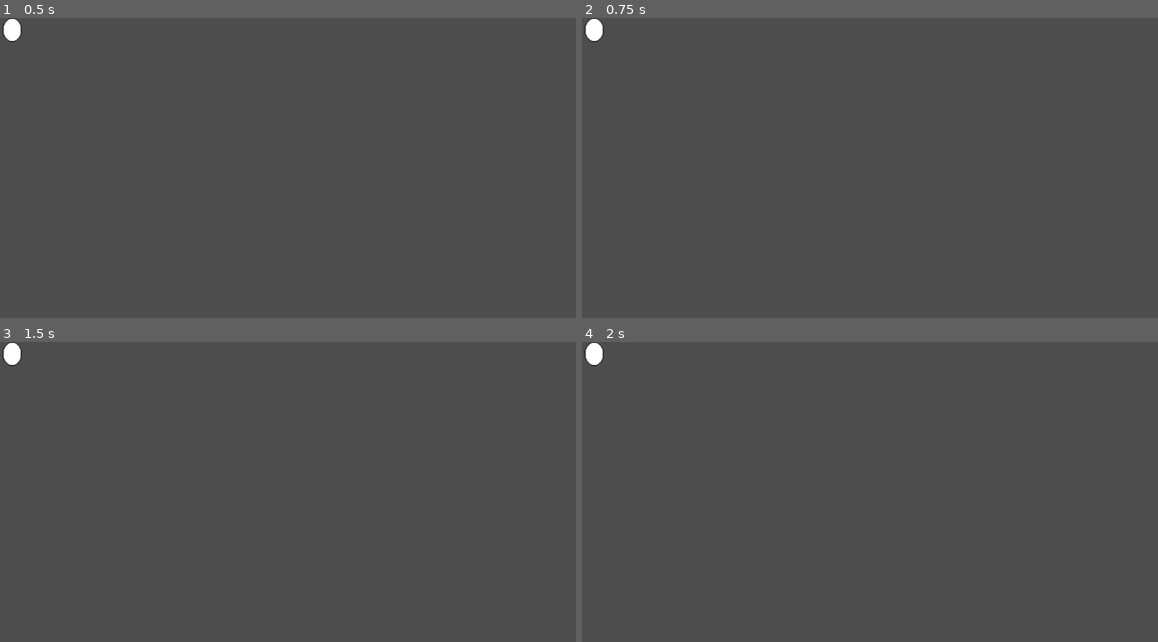
Above: before the commit, frames 1-4 (two rows, left to right).
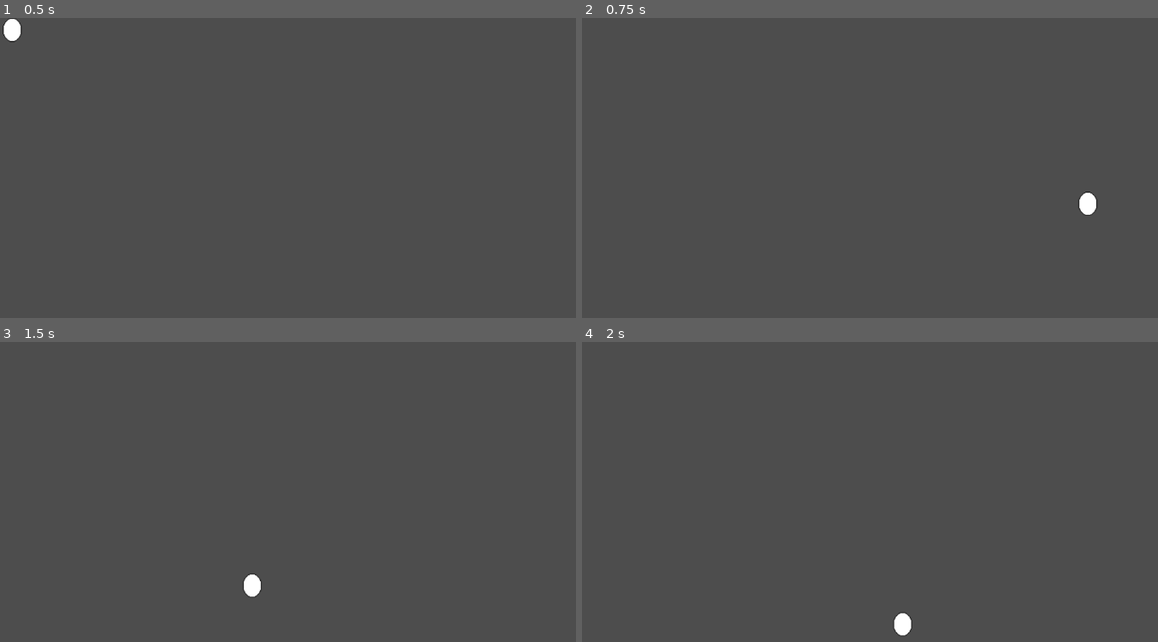
Above: after the commit, the same moments.

Repository: Sherwoodwt/eggsistential-crisis
Game: Godot game, scene res://egg.tscn
The game is run twice, just before and just after one commit, with the same random seed, the same clock (stepped at 60 frames per second) and the same inputs. This scene is started directly instead of the project's main scene.
Inputs (mouse positions are in pixels of both pictures, inside the frame that each line leads up to):
- Up to frame 1 (0.5 s): no input
- Up to frame 2 (0.75 s): tap Enter at 0.5 s; move the mouse to (1077, 192) at 0.52 s; click (1077, 192) at 0.67 s
- Up to frame 3 (1.5 s): tap Space at 1.25 s; drag from (207, 555) to (311, 612) at 1.27 s
- Up to frame 4 (2 s): no input

Frame 1 is identical in both runs. In frame 2, 0.4% of the frame differs, in the area x 0-90%, y 0-66%; in frame 3, 0.4%, in the area x 0-46%, y 0-86%; in frame 4, 0.4%.

Commit message:
you are gonna kill me
read em aand wheep

Diff:
--- a/egg.gd
+++ b/egg.gd
@@ -1,4 +1,15 @@
 extends Control
 
-func _get_drag_data(at_position: Vector2) -> Variant:
-	return self
+@export var egg_meat: PackedScene
+
+func _process(delta: float) -> void:
+	if Input.is_mouse_button_pressed(MOUSE_BUTTON_LEFT):
+		global_position = get_global_mouse_position()
+
+func open(loc: Vector2):
+	var instance = egg_meat.instantiate() as Control
+	instance.position = loc
+	add_sibling(instance)
+
+#	for now destroy
+	queue_free()
--- a/egg.tscn
+++ b/egg.tscn
@@ -2,6 +2,7 @@
 
 [ext_resource type="Texture2D" uid="uid://gverx1r5lsc0" path="res://egg.png" id="1_6upkn"]
 [ext_resource type="Script" uid="uid://diottfv4pl4b5" path="res://egg.gd" id="1_60cwx"]
+[ext_resource type="PackedScene" uid="uid://bit67gx1wl1d7" path="res://egg_meat.tscn" id="2_s80rl"]
 
 [node name="Egg" type="Control" unique_id=1634030217]
 layout_mode = 3
@@ -11,6 +12,7 @@
 grow_horizontal = 2
 grow_vertical = 2
 script = ExtResource("1_60cwx")
+egg_meat = ExtResource("2_s80rl")
 
 [node name="TextureRect" type="TextureRect" parent="." unique_id=1476675264]
 layout_mode = 0
--- /dev/null
+++ b/egg_meat.tscn
@@ -0,0 +1,17 @@
+[gd_scene format=3 uid="uid://bit67gx1wl1d7"]
+
+[ext_resource type="Texture2D" uid="uid://b40q8cqf8dymj" path="res://egg_meat.png" id="1_5uhtc"]
+
+[node name="EggMeat" type="Control" unique_id=1624440962]
+layout_mode = 3
+anchors_preset = 15
+anchor_right = 1.0
+anchor_bottom = 1.0
+grow_horizontal = 2
+grow_vertical = 2
+
+[node name="TextureRect" type="TextureRect" parent="." unique_id=1899709114]
+layout_mode = 0
+offset_right = 40.0
+offset_bottom = 40.0
+texture = ExtResource("1_5uhtc")
--- a/game.tscn
+++ b/game.tscn
@@ -2,6 +2,7 @@
 
 [ext_resource type="Script" uid="uid://ds60yn5kvgf3q" path="res://grab.gd" id="1_80nbo"]
 [ext_resource type="PackedScene" uid="uid://br8okg7f8r03d" path="res://egg.tscn" id="2_e2o6t"]
+[ext_resource type="Script" uid="uid://bb4qpj3lfdknw" path="res://grill.gd" id="3_feb5d"]
 
 [node name="Game" type="Control" unique_id=1792544149]
 layout_mode = 3
@@ -27,16 +28,6 @@
 script = ExtResource("1_80nbo")
 item_scene = ExtResource("2_e2o6t")
 
-[node name="Eggs" type="Button" parent="Panel" unique_id=1464640343]
-visible = false
-layout_mode = 1
-anchors_preset = 15
-anchor_right = 1.0
-anchor_bottom = 1.0
-grow_horizontal = 2
-grow_vertical = 2
-text = "Eggs"
-
 [node name="Grill" type="Panel" parent="." unique_id=662914279]
 layout_mode = 1
 anchors_preset = 8
@@ -50,6 +41,7 @@
 offset_bottom = 115.0
 grow_horizontal = 2
 grow_vertical = 2
+script = ExtResource("3_feb5d")
 
 [node name="Window" type="Panel" parent="." unique_id=1492271176]
 layout_mode = 1
--- a/grab.gd
+++ b/grab.gd
@@ -4,9 +4,5 @@
 
 func _get_drag_data(at_position: Vector2) -> Variant:
 	var instance = item_scene.instantiate()
-	get_tree().root.add_child(instance)
+	add_sibling(instance)
 	return instance
-
-#func grab():
-	#var instance = item_scene.instantiate()
-	#get_tree().root.add_child(instance)
--- /dev/null
+++ b/grill.gd
@@ -0,0 +1,4 @@
+extends Panel
+
+func _drop_data(at_position: Vector2, data: Variant) -> void:
+	print(data)
Binary file added: egg_meat.png
Not shown, added: egg_meat.png.import
Not shown, added: grill.gd.uid
